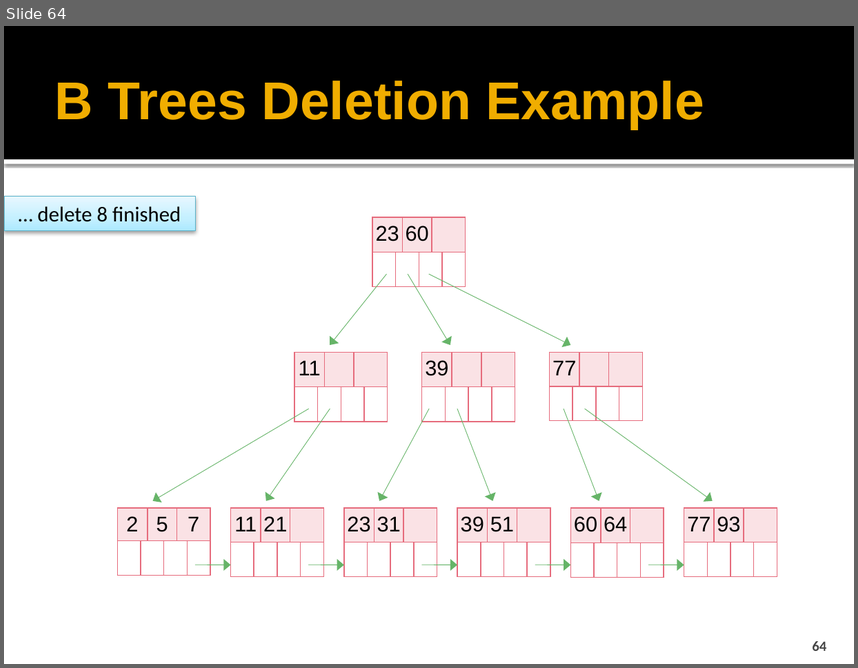
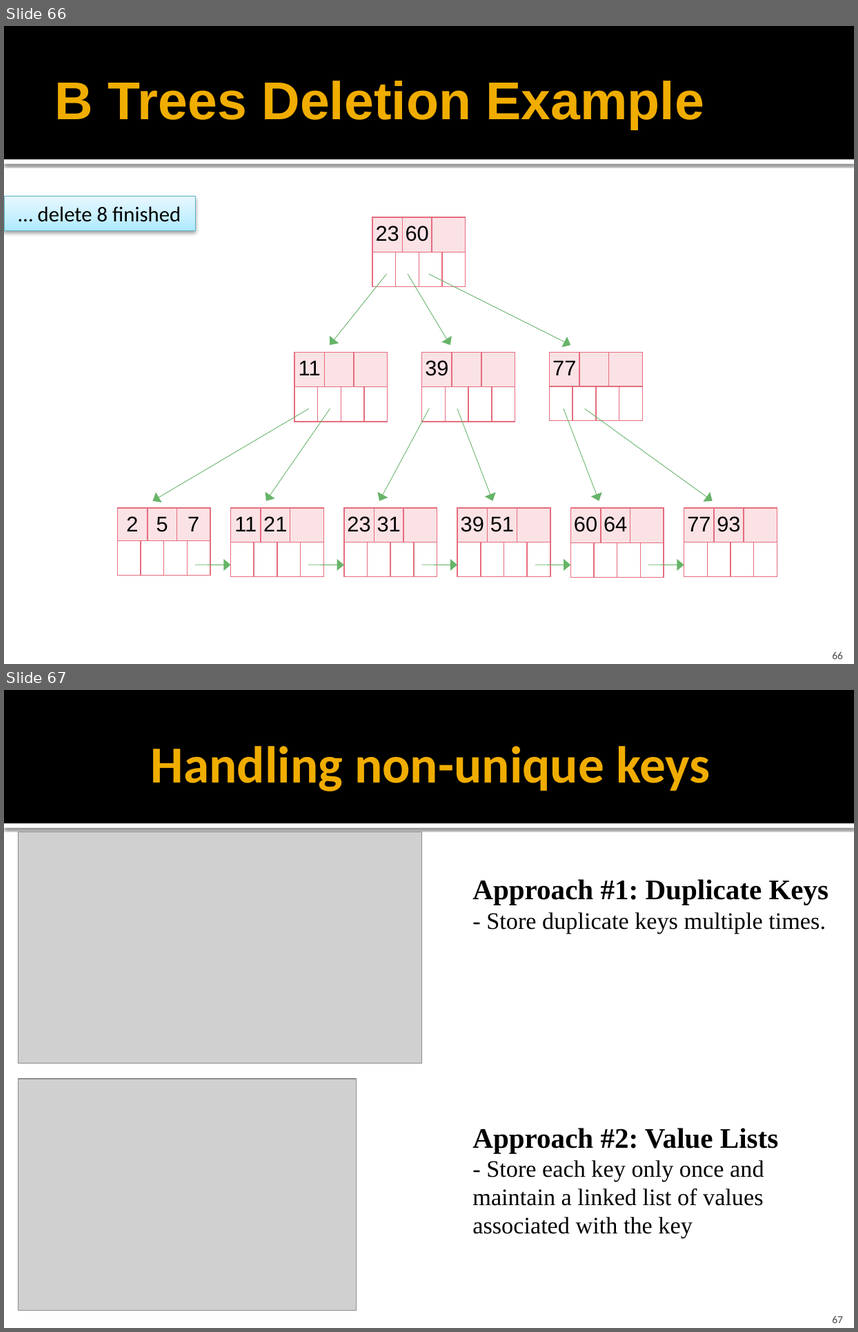
Before and after one commit to cmpt606f19/cmpt606-content, a slide deck: Lectures/06 Indexing.pptx. Shown one above the other, each under a label of ours: slide 64 before the commit, slides 66 and 67 after it. The pictures are 858x668 and 858x1332 pixels, drawn with LibreOffice and Linux fonts; fonts in the diff are those of the drawing; grey boxes stand for pictures. Boxes give left, top, right and bottom in pixels: in the first picture for what was removed or moved away, otherwise in the second. Text is boxed around its words. In the diff, an @@ line names an element or a change of style, - is before the commit and + after.

```diff
--- a/Lectures/06 Indexing.pptx
+++ b/Lectures/06 Indexing.pptx
@@ slide 67 added at bbox=[4, 690, 854, 1328], background #FFFFFF; not listed: 2 template elements that a slide beside it also shows @@
@@ title added at bbox=[151, 746, 711, 791], 44 pt, text #F0AD00, bold @@
+Handling non-unique keys
@@ picture added at bbox=[18, 832, 422, 1063] @@
@@ text added at bbox=[473, 879, 829, 934], 20 pt, text #000000 @@
+Approach #1: Duplicate Keys
+- Store duplicate keys multiple times.
@@ picture added at bbox=[18, 1078, 356, 1310] @@
@@ text added at bbox=[473, 1127, 778, 1238], 20 pt, text #000000 @@
+Approach #2: Value Lists
+- Store each key only once and maintain a linked list of values associated with the key
@@ page number added at bbox=[832, 1315, 843, 1323], 9 pt, text #454545 @@
+67
@@ what was slide 64 is now slide 66 @@
@@ page number at bbox=[832, 651, 843, 659]: text changed; size 12 to 9 pt @@
-64
+66
```
Also in this commit, not shown: 21 slides changed, 2 other slides added, 1 other file.
